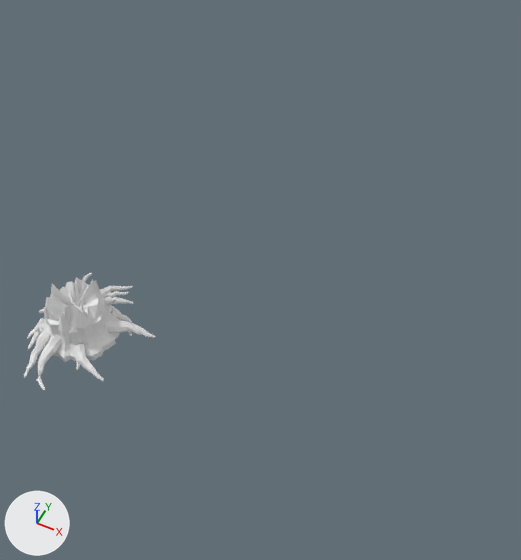
The Blender file CongCu/Blender/dau_vet_loc_cuon.blend as it was, and as the next commit left it.
Both versions are drawn from a 50 mm camera at (13.0, -11.6, 20.5) aimed at (4.2, 6.1, -1.7). Every picture has the same lights, and +X, +Y and +Z are marked at lower left. The older version comes first.

Objects in the first picture: 'GocCay0', 'GocCay1', 'GocCay2'.
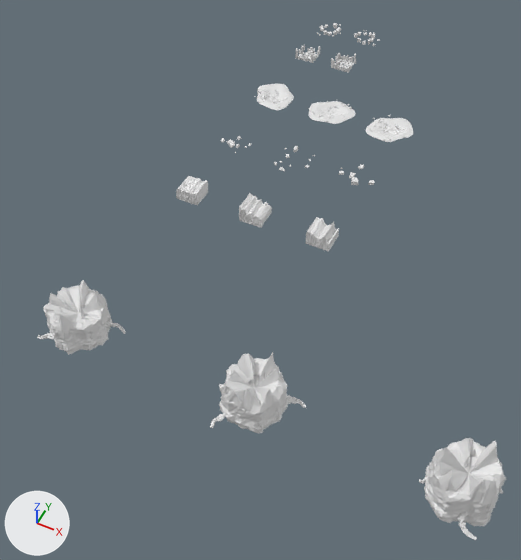
Changed parts and their boxes [x1, y1, x2, y2] in the pictures (521 x 560 px; the box of a moved part takes in the faces that stretch with it):
'GocCay2', reshaped, moved (20% narrower): before [24, 277, 133, 378]; after [419, 438, 506, 540]
'GocCay1', reshaped, moved (25% narrower, 25% shorter): before [28, 273, 156, 381]; after [210, 352, 306, 433]
'GocCay0', reshaped (20% narrower, 33% shorter): before [33, 279, 145, 391]; after [37, 280, 126, 355]
'HoDat2', moved (not visible before): after [366, 115, 413, 142]
'HoDat1', moved (not visible before): after [309, 99, 356, 124]
'HoDat0', moved (not visible before): after [254, 83, 294, 110]
'ChanBia2', moved (not visible before): after [305, 217, 339, 251]
'ChanBia1', moved (not visible before): after [239, 193, 272, 227]
'ChanBia0', moved (not visible before): after [176, 176, 209, 205]
'NenNha1', moved (not visible before): after [331, 53, 356, 73]
'NenNha0', moved (not visible before): after [295, 45, 321, 63]
'VunDa2', moved (not visible before): after [339, 164, 375, 185]
'NenLo1', moved (not visible before): after [354, 30, 380, 46]
'NenLo0', moved (not visible before): after [317, 23, 341, 37]
'VunDa0', moved (not visible before): after [221, 136, 251, 153]
'VunDa1', moved (not visible before): after [274, 146, 315, 171]
part 1 of me_goccay0, rebuilt: before [44, 279, 116, 362]; after [43, 280, 113, 355]
part 2 of me_goccay0, added: after [105, 321, 126, 334]
part 3 of me_goccay0, added: after [37, 333, 55, 339]
part 4 of me_goccay0, deleted: before [33, 285, 145, 391]
part 5 of me_goccay1, added: after [287, 395, 306, 408]
part 6 of me_goccay1, added: after [210, 409, 235, 428]
part 7 of me_goccay1, moved or reshaped: before [28, 273, 156, 381]; after [219, 352, 288, 433]
part 8 of me_goccay2, rebuilt (12% wider): before [45, 277, 118, 360]; after [424, 438, 506, 526]
part 9 of me_goccay2, rebuilt (not visible afterwards): before [105, 291, 129, 298]
part 10 of me_goccay2, rebuilt: before [69, 343, 80, 370]; after [457, 512, 477, 540]
part 11 of me_goccay2, rebuilt: before [77, 286, 83, 295]; after [470, 449, 476, 457]
part 12 of me_goccay2, rebuilt (17% wider, 8% shorter): before [71, 290, 76, 302]; after [464, 456, 470, 467]
part 13 of me_goccay2, deleted: before [24, 315, 51, 378]
part 14 of me_goccay2, deleted: before [108, 307, 133, 336]

What changed in the scene script:
```text
Change me_goccay0:
    remove me_goccay0.from_pydata(...)  # 615 vertices, 615 faces; spans x -1.7..2.45, y -2.75..2.52, z -0.26..1.66
    add me_goccay0.from_pydata(...)  # 1509 vertices, 1588 faces; spans x -1.14..1.56, y -1.16..1.49, z -0.25..1.63
    me_goccay0 part 1: the loose piece of 225 vertices spanning x -1.37..1.47, y -1.47..1.3, z -0.25..1.66 is rebuilt with 869 vertices and now spans x -1.08..1.17, y -1.16..1.04, z -0.25..1.63
    me_goccay0 part 2: a new loose piece of 190 vertices spanning x 0.66..1.56, y 0.1..0.64, z -0.19..0.34
    me_goccay0 part 3: a new loose piece of 190 vertices spanning x -1.14..-0.2, y -1.13..-0.64, z -0.18..0.36
    me_goccay0 part 4: 292 vertices removed from x -1.48..2.45, y -2.75..2.52, z -0.26..0.7
    other edits to the shape of me_goccay0 do not show in these pictures
Change me_goccay1:
    remove me_goccay1.from_pydata(...)  # 688 vertices, 688 faces; spans x -1.88..2.6, y -1.61..2.41, z -0.26..1.7
    add me_goccay1.from_pydata(...)  # 1699 vertices, 1785 faces; spans x -1.36..1.65, y -1.54..1.4, z -0.25..1.73
    me_goccay1 part 5: a new loose piece of 190 vertices spanning x 0.62..1.65, y 0.04..0.68, z -0.15..0.39
    me_goccay1 part 6: a new loose piece of 190 vertices spanning x -0.9..-0.1, y -1.54..-0.61, z -0.16..0.36
    me_goccay1 part 7: 1 vertex moved within x 0.96, y 0.0, z 0.91; 662 vertices removed from x -1.88..2.6, y -1.61..2.41, z -0.26..1.7; 868 vertices added at x -1.14..1.11, y -1.05..1.2, z -0.25..1.73
    other edits to the shape of me_goccay1 do not show in these pictures
Change me_goccay2:
    remove me_goccay2.from_pydata(...)  # 751 vertices, 751 faces; spans x -1.91..1.81, y -2.63..2.22, z -0.25..1.97
    add me_goccay2.from_pydata(...)  # 1861 vertices, 1942 faces; spans x -1.22..1.19, y -1.34..1.64, z -0.25..1.99
    me_goccay2 part 8: the loose piece of 225 vertices spanning x -1.42..1.36, y -1.46..1.37, z -0.25..1.97 is rebuilt with 869 vertices and now spans x -1.15..1.07, y -1.17..1.1, z -0.25..1.99
    me_goccay2 part 9: the loose piece of 73 vertices spanning x -0.39..0.61, y 0.6..2.22, z -0.22..0.55 is rebuilt with 190 vertices and now spans x -0.08..0.61, y 0.72..1.64, z -0.18..0.37
    me_goccay2 part 10: the loose piece of 73 vertices spanning x -0.04..0.98, y -1.59..-0.54, z -0.23..0.63 is rebuilt with 190 vertices and now spans x 0.12..0.87, y -1.34..-0.68, z -0.17..0.34
    me_goccay2 part 11: the loose piece of 5 vertices spanning x -0.14..0.07, y 0.39..0.56, z 1.03..1.74 is rebuilt with 14 vertices and now spans x -0.15..0.1, y 0.42..0.6, z 1.0..1.71
    me_goccay2 part 12: the loose piece of 5 vertices spanning x -0.21..-0.09, y 0.12..0.22, z 1.03..1.76 is rebuilt with 14 vertices and now spans x -0.18..-0.08, y 0.1..0.23, z 1.01..1.75
    me_goccay2 part 13: 219 vertices removed from x -1.91..-0.14, y -2.63..0.93, z -0.24..0.69
    me_goccay2 part 14: 146 vertices removed from x 0.24..1.81, y -0.1..1.1, z -0.24..0.67
    other edits to the shape of me_goccay2 do not show in these pictures
Change ob_chanbia0:
    ob_chanbia0.location: (0.0, 0.0, 0.0) -> (0.0, 8.0, 0.0)
Change ob_vunda0:
    ob_vunda0.location: (0.0, 0.0, 0.0) -> (0.0, 12.0, 0.0)
Change ob_hodat0:
    ob_hodat0.location: (0.0, 0.0, 0.0) -> (0.0, 16.0, 0.0)
Change ob_goccay1:
    ob_goccay1.location: (0.0, 0.0, 0.0) -> (7.0, 0.0, 0.0)
Change ob_chanbia1:
    ob_chanbia1.location: (0.0, 0.0, 0.0) -> (3.0, 8.0, 0.0)
Change ob_vunda1:
    ob_vunda1.location: (0.0, 0.0, 0.0) -> (3.0, 12.0, 0.0)
Change ob_hodat1:
    ob_hodat1.location: (0.0, 0.0, 0.0) -> (3.0, 16.0, 0.0)
Change ob_goccay2:
    ob_goccay2.location: (0.0, 0.0, 0.0) -> (14.0, 0.0, 0.0)
Change ob_chanbia2:
    ob_chanbia2.location: (0.0, 0.0, 0.0) -> (6.0, 8.0, 0.0)
Change ob_vunda2:
    ob_vunda2.location: (0.0, 0.0, 0.0) -> (6.0, 12.0, 0.0)
Change ob_hodat2:
    ob_hodat2.location: (0.0, 0.0, 0.0) -> (6.0, 16.0, 0.0)
Change ob_nennha0:
    ob_nennha0.location: (0.0, 0.0, 0.0) -> (0.0, 20.0, 0.0)
Change ob_nenlo0:
    ob_nenlo0.location: (0.0, 0.0, 0.0) -> (0.0, 23.0, 0.0)
Change ob_nennha1:
    ob_nennha1.location: (0.0, 0.0, 0.0) -> (2.0, 20.0, 0.0)
Change ob_nenlo1:
    ob_nenlo1.location: (0.0, 0.0, 0.0) -> (2.0, 23.0, 0.0)
```
